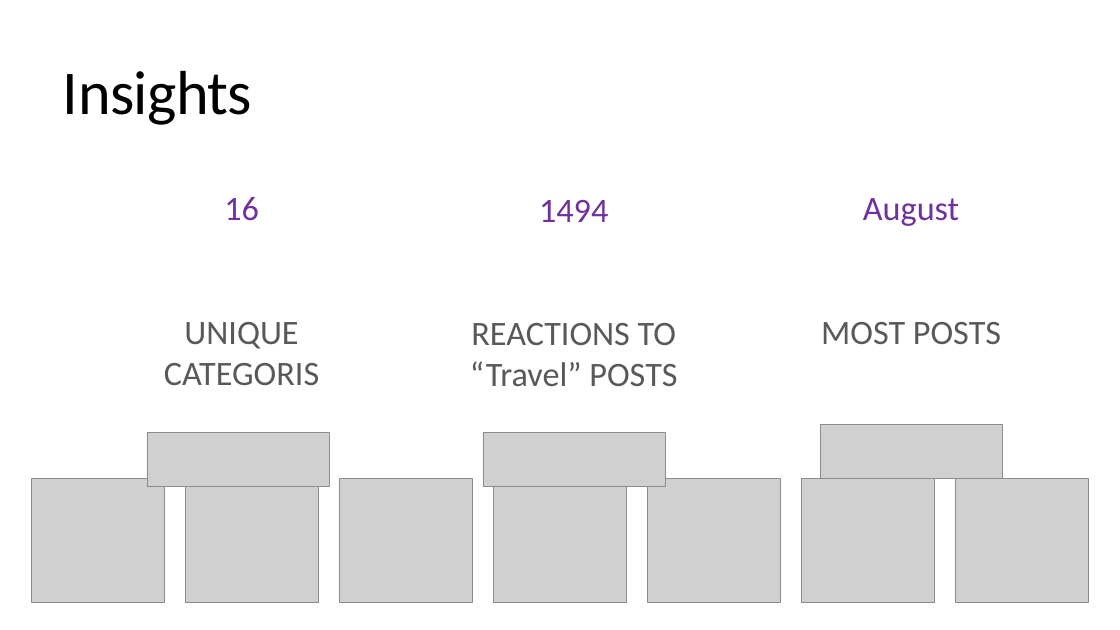
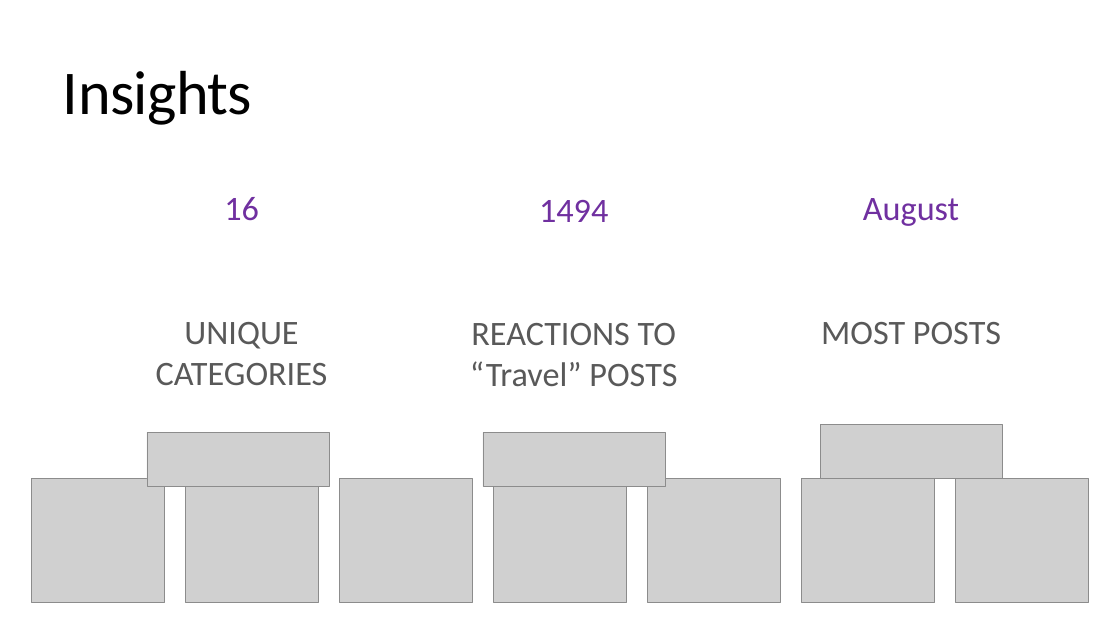
Before and after one commit to NickJussefi/Data-Driven-Insights-to-What-s-Hot, a slide deck: slide 7 of Data Analytics template - Task 3_final.pptx. Drawn at 1120x630 pixels with LibreOffice and Linux fonts; fonts in the diff are those of the drawing; grey boxes stand for pictures. Boxes give left, top, right and bottom in pixels: in the first picture for what was removed or moved away, otherwise in the second. Text is boxed around its words. In the diff, an @@ line names an element or a change of style, - is before the commit and + after.

```diff
--- a/Data Analytics template - Task 3_final.pptx
+++ b/Data Analytics template - Task 3_final.pptx
@@ text at (156, 197, 328, 385): text changed @@
-16
-UNIQUE CATEGORIS
+16
+UNIQUE CATEGORIES
```
Also in this commit, not shown: 4 other slides changed, 1 slide added.
